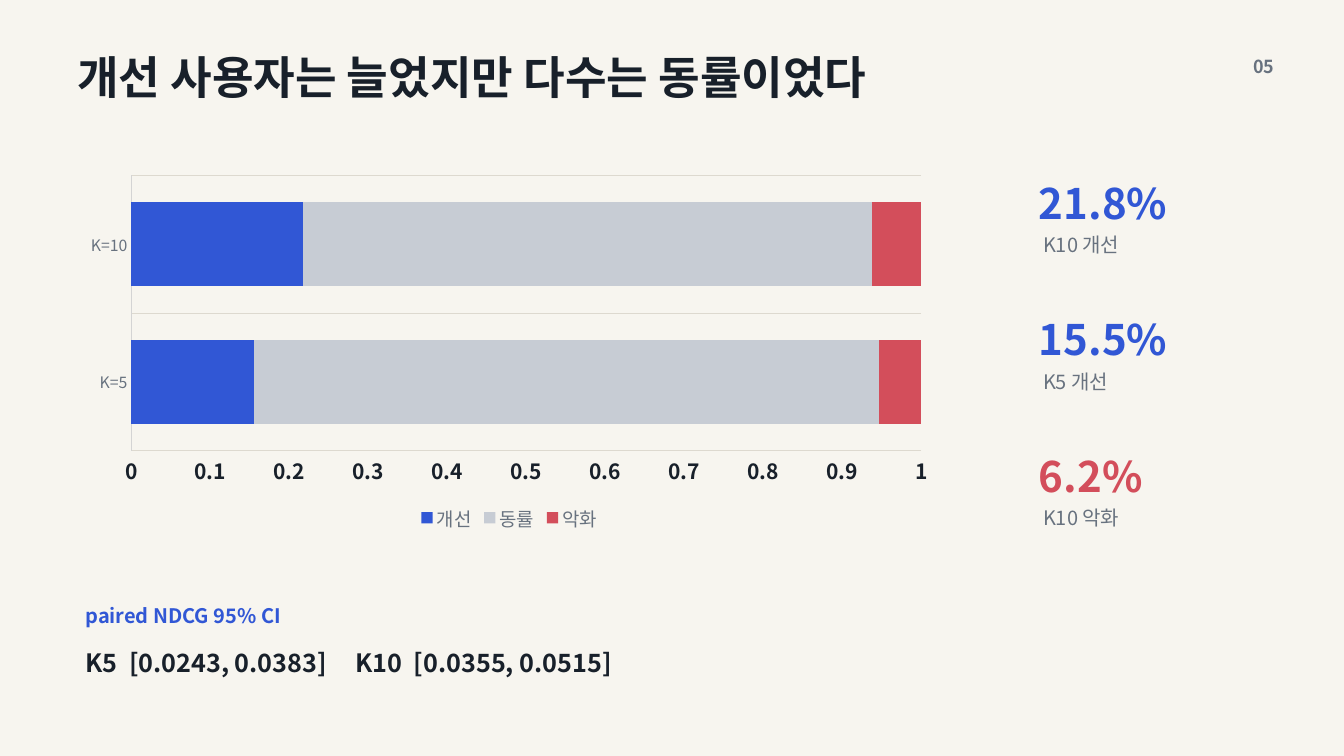
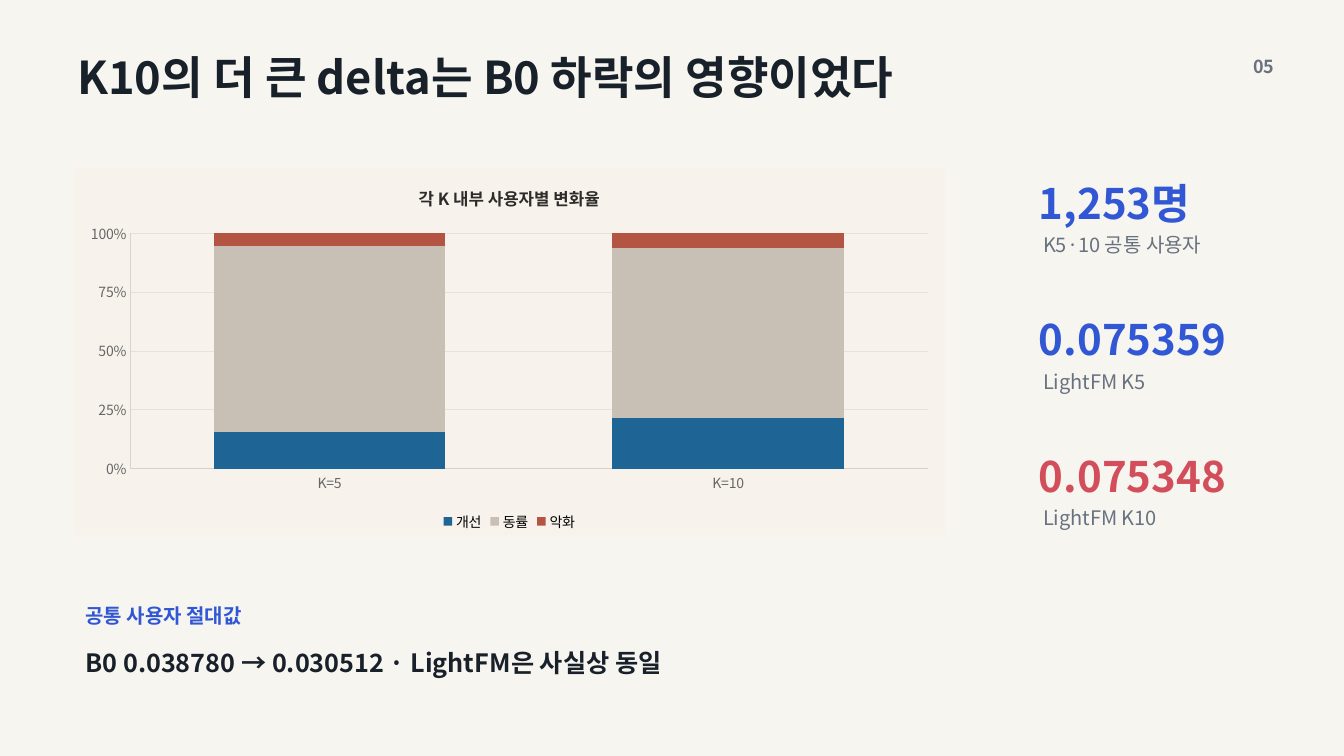
Before and after one commit to itcksgud/FEELM, a slide deck: slide 5 of docs/presentation/FEELM-REC-EV-019C-results.pptx. Drawn at 1344x756 pixels with LibreOffice and Linux fonts; fonts in the diff are those of the drawing. Boxes give left, top, right and bottom in pixels: in the first picture for what was removed or moved away, otherwise in the second. Text is boxed around its words. In the diff, an @@ line names an element or a change of style, - is before the commit and + after.

```diff
--- a/docs/presentation/FEELM-REC-EV-019C-results.pptx
+++ b/docs/presentation/FEELM-REC-EV-019C-results.pptx
@@ text at box(77, 56, 894, 98): text changed @@
-개선 사용자는 늘었지만 다수는 동률이었다
+K10의 더 큰 delta는 B0 하락의 영향이었다
@@ bar stacked 100% chart at box(74, 168, 946, 536) @@
@@ bar stacked 100% chart to column stacked 100% chart @@
@@ title "각 K 내부 사용자별 변화율 " added @@
@@ colour of 개선 #3157D5 to #1E6595 @@
@@ colour of 동률 #C7CCD4 to #C8C0B4 @@
@@ colour of 악화 #D34E5B to #B45443 @@
@@ legend changed @@
@@ category axis changed @@
@@ value axis changed @@
@@ bar spacing changed @@
@@ background changed @@
@@ text at box(1039, 184, 1190, 228): text changed @@
-21.8%
+1,253명
@@ text at box(1043, 235, 1201, 254): text changed @@
-K10 개선
+K5·10 공통 사용자
@@ text at box(1039, 323, 1226, 356): text changed @@
-15.5%
+0.075359
@@ text at box(1043, 373, 1146, 394): text changed @@
-K5 개선
+LightFM K5
@@ text at box(1039, 460, 1226, 493): text changed @@
-6.2%
+0.075348
@@ text at box(1043, 509, 1157, 530): text changed @@
-K10 악화
+LightFM K10
@@ text at box(85, 606, 241, 625): text changed @@
-paired NDCG 95% CI
+공통 사용자 절대값
@@ text at box(85, 651, 661, 678): text changed @@
-K5 [0.0243, 0.0383] K10 [0.0355, 0.0515]
+B0 0.038780 → 0.030512 · LightFM은 사실상 동일
```
Also in this commit, not shown: 7 other slides changed, 16 other files.
